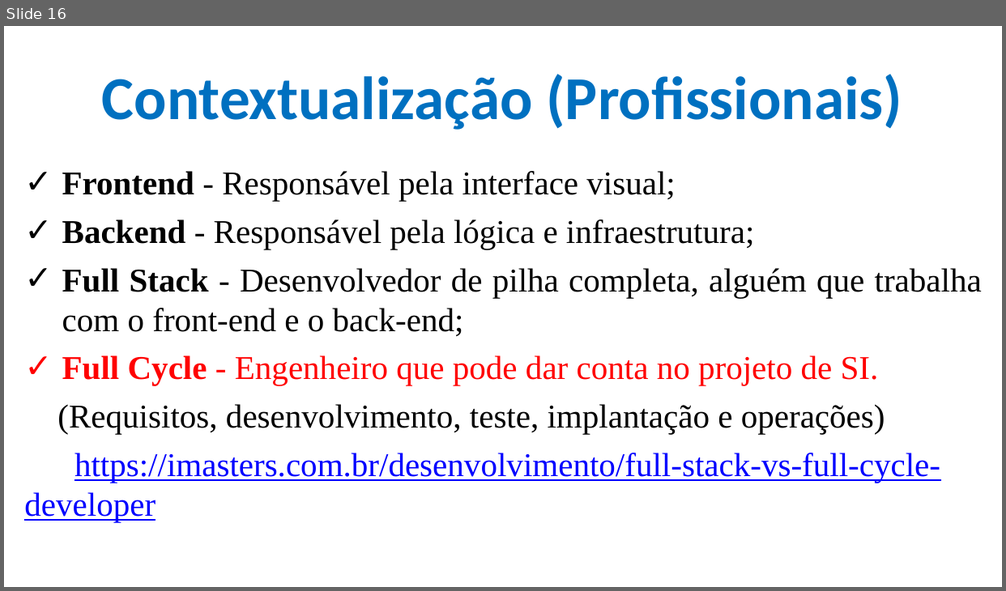
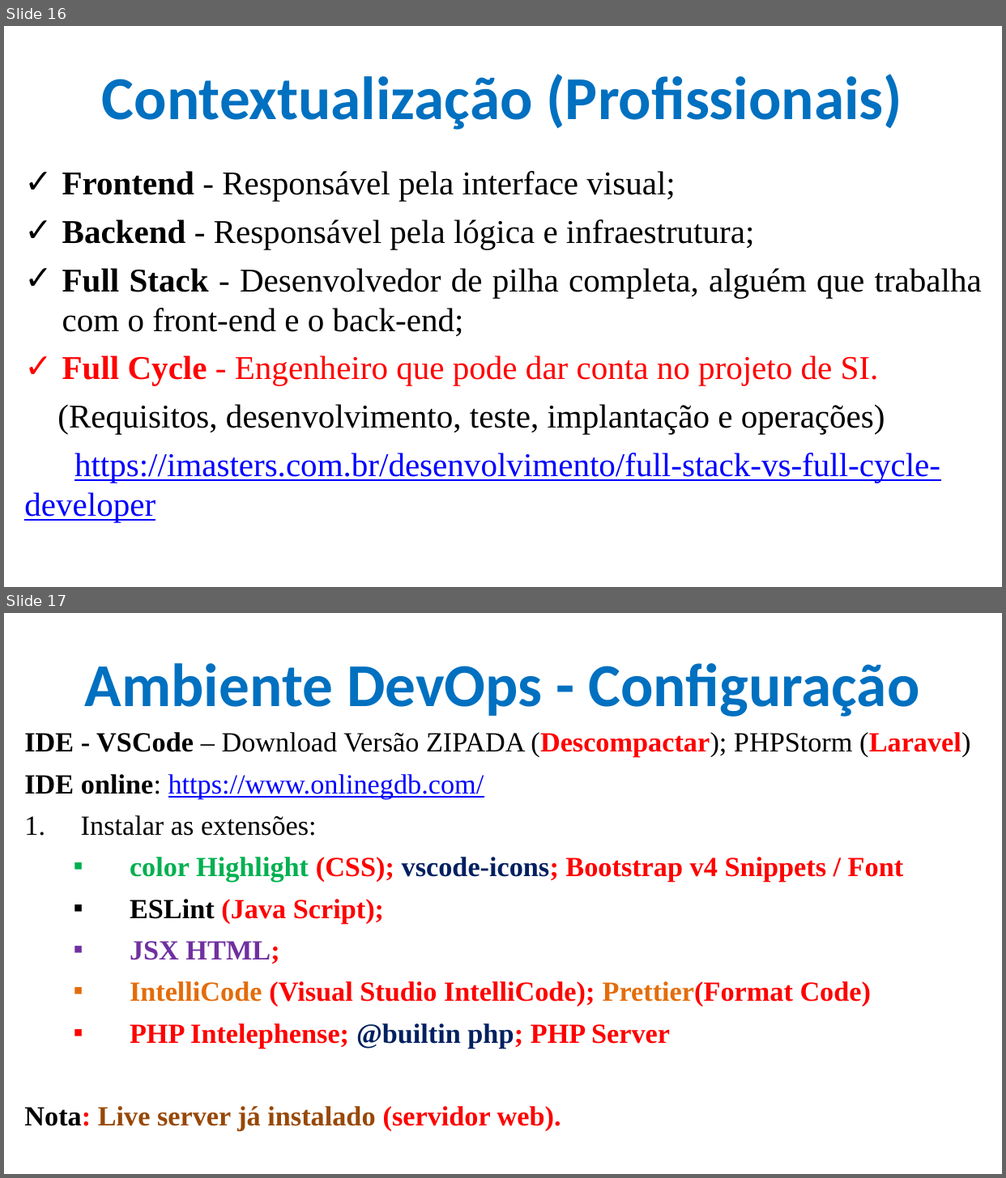
Before and after one commit to CloudEducationBrazil/WydenDesenvolvimentoWebPHP, a slide deck: 01 Classes/Aula 01 Desenvolvimento Web PHP Caracterização.pptx. Shown one above the other, each under a label of ours: slide 16 before the commit, slides 16 and 17 after it. The pictures are 1006x591 and 1006x1178 pixels, drawn with LibreOffice and Linux fonts; fonts in the diff are those of the drawing; background and template pictures are left out. Boxes give left, top, right and bottom in pixels: in the first picture for what was removed or moved away, otherwise in the second. Text is boxed around its words. In the diff, an @@ line names an element or a change of style, - is before the commit and + after.

```diff
--- a/01 Classes/Aula 01 Desenvolvimento Web PHP Caracterização.pptx
+++ b/01 Classes/Aula 01 Desenvolvimento Web PHP Caracterização.pptx
@@ slide 17 added at <box>4,613,1002,1174</box>, background picture (left out) @@
@@ title added at <box>85,663,920,717</box>, 44 pt, text #0070C0, bold @@
+Ambiente DevOps - Configuração
@@ text added at <box>24,732,970,1131</box>, 20 pt, text #FF0000, bold @@
+IDE - VSCode – Download Versão ZIPADA (Descompactar); PHPStorm (Laravel)
+IDE online: https://www.onlinegdb.com/
+1. Instalar as extensões:
+  ▪ color Highlight (CSS); vscode-icons; Bootstrap v4 Snippets / Font
+  ▪ ESLint (Java Script);
+  ▪ JSX HTML;
+  ▪ IntelliCode (Visual Studio IntelliCode); Prettier(Format Code)
+  ▪ PHP Intelephense; @builtin php; PHP Server
+Nota: Live server já instalado (servidor web).
```
Also in this commit, not shown: 2 slides changed.
